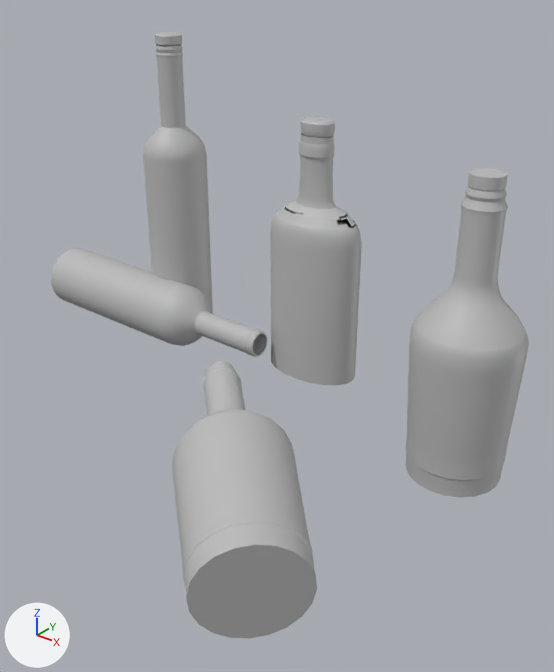
The FBX model rumBottles.fbx: old version first, new version second.
One viewpoint serves both versions: a camera (50 mm lens) standing at (0.21, -0.292, 0.192) and looking at (0.016, -0.049, 0.042). Lighting does not change. The marker at lower left points along +X, +Y and +Z. Where no turn or scale is listed for an object, it has been applied to the vertices.
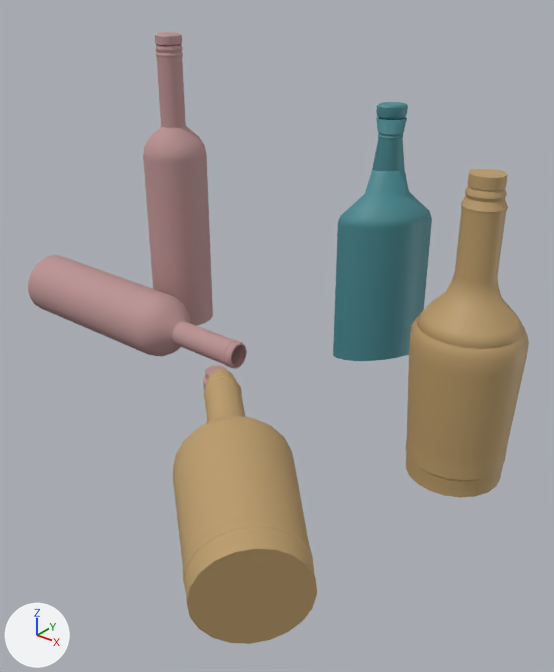
What differs and where, as boxes (x1, y1, x2, y2) in the pictures (554 x 672 px):
'polySurface9', recoloured, moved, turned (grey to brown): before (172, 361, 317, 638); after (173, 369, 317, 644)
'polySurface2', recoloured (grey to brown): (405, 186, 529, 498) in both
'polySurface4', deleted: before (270, 133, 362, 385)
'polySurface10', added (cyan): after (333, 102, 432, 361)
'polySurface7', recoloured, moved: before (51, 248, 267, 357); after (28, 255, 247, 369)
'polySurface6', recoloured (grey to brown): (143, 45, 213, 326) in both
'polySurface1', recoloured (grey to brown): (467, 168, 508, 190) in both
'polySurface3', no longer drawn: before (301, 117, 335, 138)

Patch to the scene script:
```diff
--- a/rumBottles.fbx.py
+++ b/rumBottles.fbx.py
@@ me_mesh_005 @@
 me_mesh_005.from_pydata(...)  # 482 vertices, 500 faces; spans x -0.076..0.076, y -0.017..0.017, z -0.017..0.018
-me_mesh_005.materials.append(mat_lambert1)  # grey #bcbcbc
+me_mesh_005.materials.append(mat_blinn1)  # pink #bc9393
@@ me_mesh @@
 me_mesh.from_pydata(...)  # 102 vertices, 120 faces; spans x -0.00762..0.00579, y -0.00677..0.00663, z 0.06731..0.07171
-me_mesh.materials.append(mat_lambert1)  # grey #bcbcbc
+me_mesh.materials.append(mat_phong1)  # brown #bc9d6b
@@ me_mesh_001 @@
 me_mesh_001.from_pydata(...)  # 682 vertices, 700 faces; spans x -0.0234..0.0216, y -0.0226..0.0224, z -0.0546..0.0701
-me_mesh_001.materials.append(mat_lambert1)  # grey #bcbcbc
+me_mesh_001.materials.append(mat_phong1)  # brown #bc9d6b
@@ me_mesh_004 @@
 me_mesh_004.from_pydata(...)  # 482 vertices, 500 faces; spans x -0.024..0.011, y -0.046..-0.011, z -0.042..0.109
-me_mesh_004.materials.append(mat_lambert1)  # grey #bcbcbc
+me_mesh_004.materials.append(mat_blinn1)  # pink #bc9393
@@ me_mesh_002 @@
 me_mesh_002.from_pydata(...)  # 698 vertices, 710 faces; spans x -2.34..2.16, y -5.46..7.01, z -2.24..2.26
-me_mesh_002.materials.append(mat_lambert1)  # grey #bcbcbc
+me_mesh_002.materials.append(mat_phong1)  # brown #bc9d6b
@@ ob_polysurface7 @@
 ob_polysurface7 = bpy.data.objects.new('polySurface7', me_mesh_005)
-ob_polysurface7.location = (-0.0949, -0.0199, 0.0164)
+ob_polysurface7.location = (-0.0949, -0.0364, 0.0164)
@@ ob_polysurface4 @@
-ob_polysurface4 = bpy.data.objects.new('polySurface4', me_mesh_008)
@@ ob_polysurface3 @@
 ob_polysurface3.parent = ob_pcylinder9
-ob_polysurface3.location = (0.0, -6.459, -0.0303)
+ob_polysurface3.location = (-0.393, -4.623, -4.727)
+ob_polysurface3.scale = (0.882, 0.882, 0.882)
@@ ob_polysurface9 @@
 ob_polysurface9.parent = ob_pcylinder5
-ob_polysurface9.location = (-4.399, -3.607, 8.803)
-ob_polysurface9.rotation_euler = (-0.754, -0.00702, 1.488)  # degrees (-43, -0.4, 85)
+ob_polysurface9.location = (-4.399, -3.888, 8.803)
+ob_polysurface9.rotation_euler = (-0.754, 0.00617, 1.502)  # degrees (-43, 0.4, 86)
@@ ob_polysurface10 @@
+ob_polysurface10 = bpy.data.objects.new('polySurface10', me_mesh_007_1)  # 604 vertices, 640 faces; spans x -0.0177..0.0177, y -0.0215..0.0215, z -0.0656..0.0656; in mat_phong2 (cyan #478a93)
+ob_polysurface10.location = (0.0169, 0.037, 0.0669)
```
